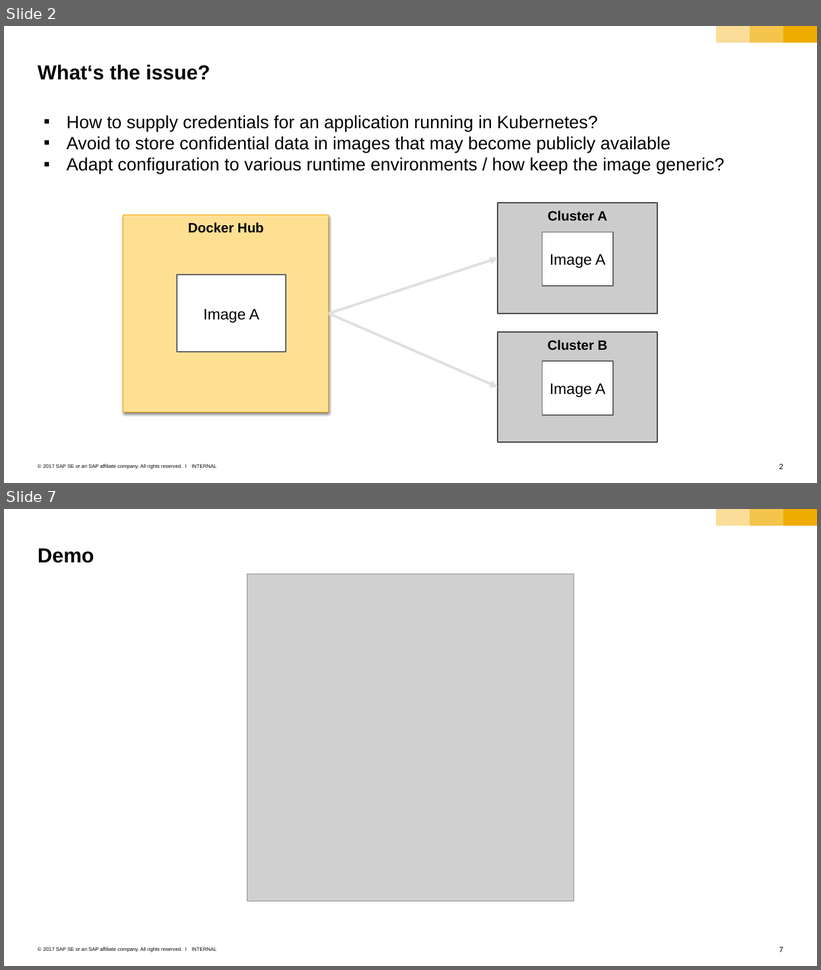
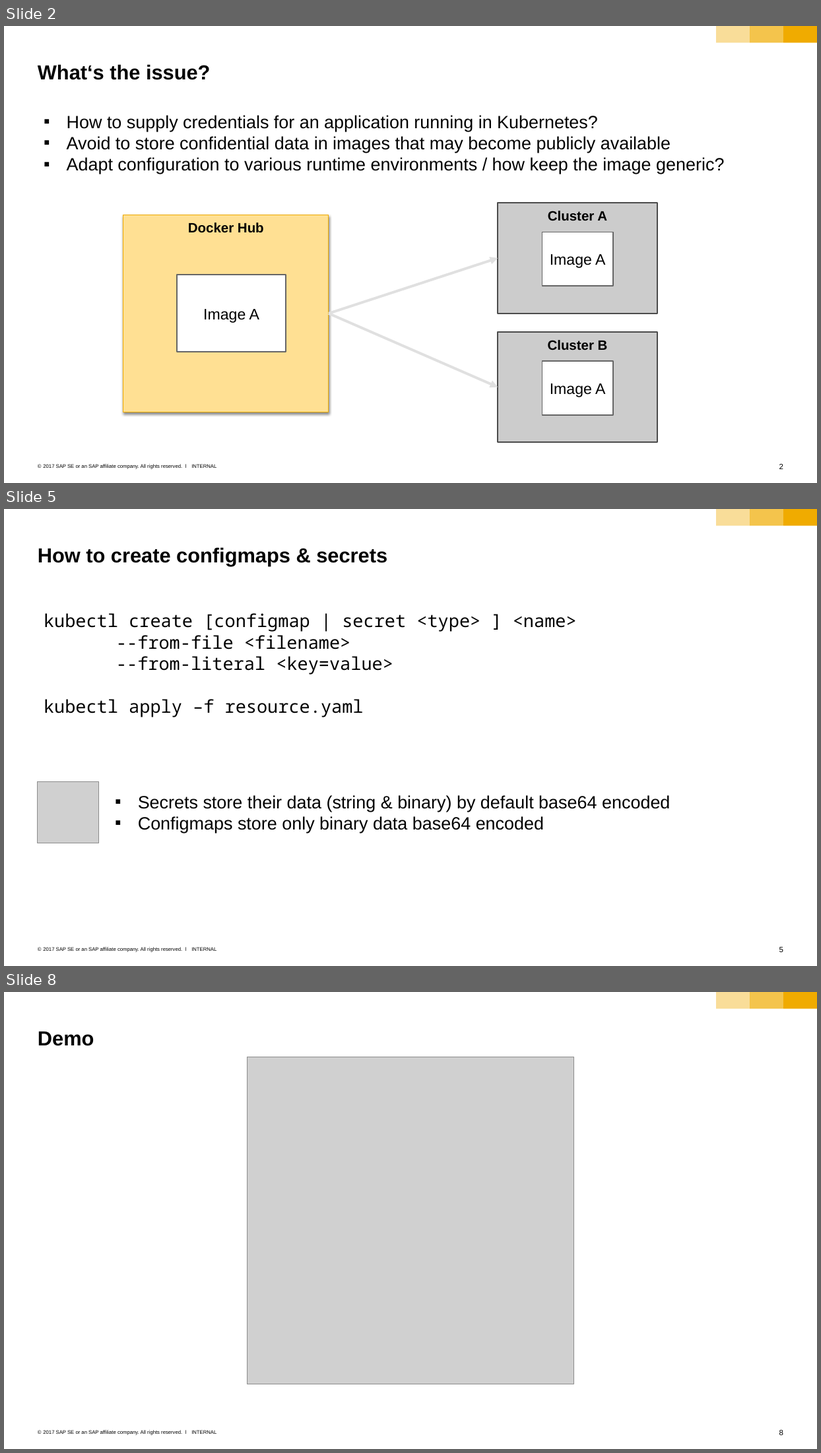
Before and after one commit to cuijiyao01/docker-k8s-training, a slide deck: kubernetes/07_configmap_secrets.pptx. Shown one above the other, each under a label of ours: slides 2 and 7 before the commit, slides 2, 5 and 8 after it; the slides between them are not shown. The pictures are 821x970 and 821x1453 pixels, drawn with LibreOffice and Linux fonts; fonts in the diff are those of the drawing; grey boxes stand for pictures. Boxes give left, top, right and bottom in pixels: in the first picture for what was removed or moved away, otherwise in the second. Text is boxed around its words. In the diff, an @@ line names an element or a change of style, - is before the commit and + after.

Commit message:
add string & binary data details

```diff
--- a/kubernetes/07_configmap_secrets.pptx
+++ b/kubernetes/07_configmap_secrets.pptx
@@ slide 5 added at [4,509,817,966], background #FFFFFF; not listed: 6 template elements that a slide beside it also shows @@
@@ title added at [38,547,387,566], 24 pt, text #000000, bold @@
+How to create configmaps & secrets
@@ text added at [44,613,577,718], 21 pt, text #000000 @@
+kubectl create [configmap | secret <type> ] <name>
+--from-file <filename>
+--from-literal <key=value>
+kubectl apply –f resource.yaml
@@ picture added at [38,782,98,843] @@
@@ text added at [138,795,670,833], 21 pt, text #000000 @@
+▪ Secrets store their data (string & binary) by default base64 encoded
+▪ Configmaps store only binary data base64 encoded
@@ what was slide 7 is now slide 8 @@
@@ page number at [780,1430,783,1436]: text changed @@
-7
+8
```
Also in this commit, not shown: 4 slides changed, 2 other slides added, 1 slide removed.
